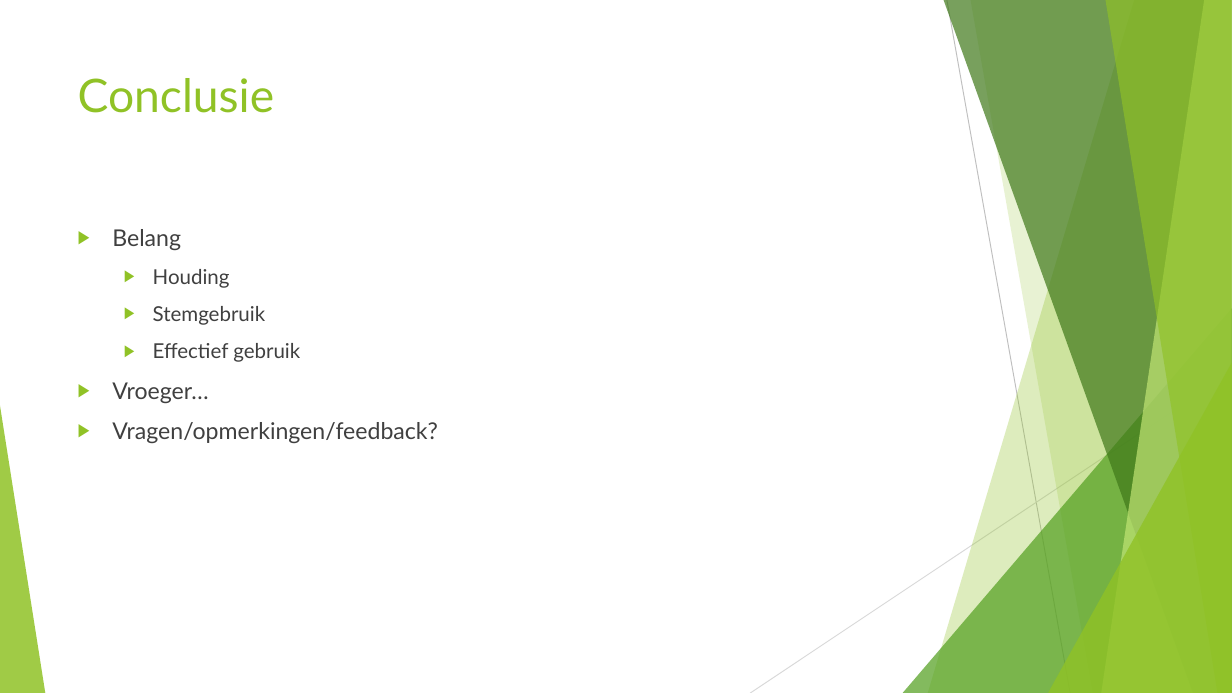
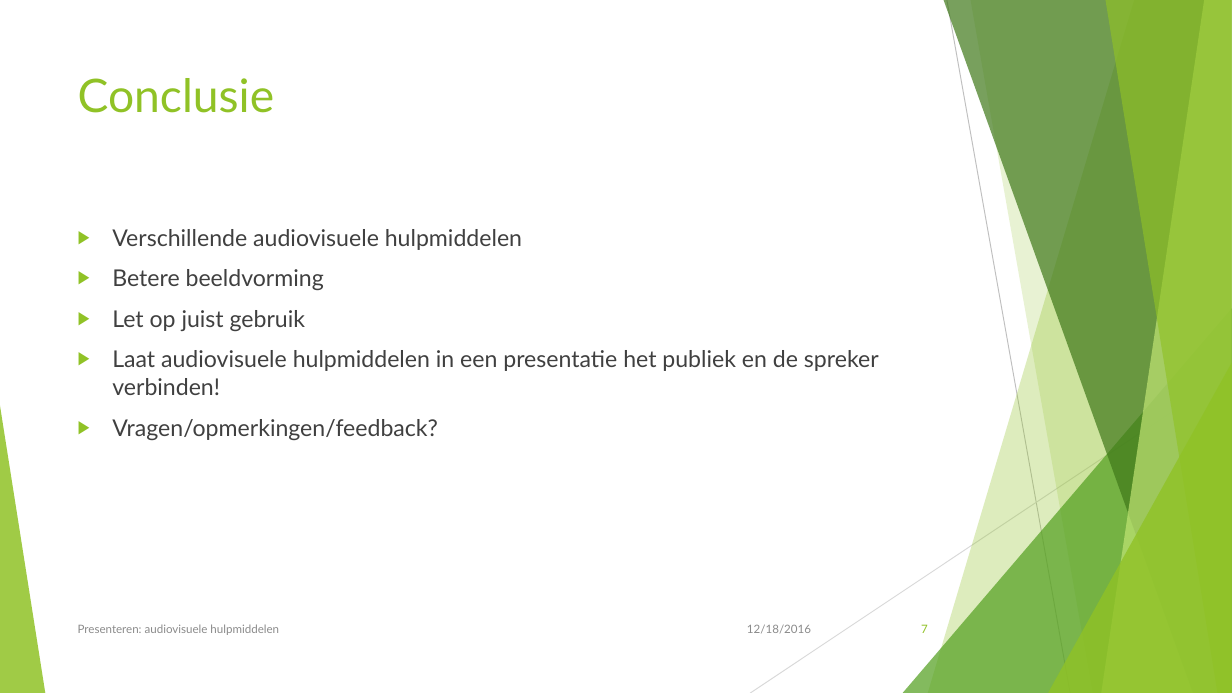
Before and after one commit to Martijnve23/HHS_PROENT-1617, a slide deck: slide 7 of Practicum/Week_6/Presentatie_week_6.pptx. Drawn at 1232x693 pixels with LibreOffice and Linux fonts; fonts in the diff are those of the drawing. Boxes give left, top, right and bottom in pixels: in the first picture for what was removed or moved away, otherwise in the second. Text is boxed around its words. In the diff, an @@ line names an element or a change of style, - is before the commit and + after.

```diff
--- a/Practicum/Week_6/Presentatie_week_6.pptx
+++ b/Practicum/Week_6/Presentatie_week_6.pptx
@@ text at bbox=[112, 229, 879, 395]: text changed; size 16 to 18 pt @@
-▶ Belang
-  ▶ Houding
-  ▶ Stemgebruik
-  ▶ Effectief gebruik
-▶ Vroeger…
+▶ Verschillende audiovisuele hulpmiddelen
+▶ Betere beeldvorming
+▶ Let op juist gebruik
+▶ Laat audiovisuele hulpmiddelen in een presentatie het publiek en de spreker verbinden!
@@ text added at bbox=[78, 624, 279, 635], 9 pt, text #8C8C8C @@
+Presenteren: audiovisuele hulpmiddelen
@@ text added at bbox=[747, 624, 811, 633], 9 pt, text #8C8C8C @@
+12/18/2016
@@ page number added at bbox=[921, 624, 928, 633], 9 pt, text #90C226 @@
+7
```
Also in this commit, not shown: 2 other slides changed, 4 slides added, 4 slides removed, 1 other file.
